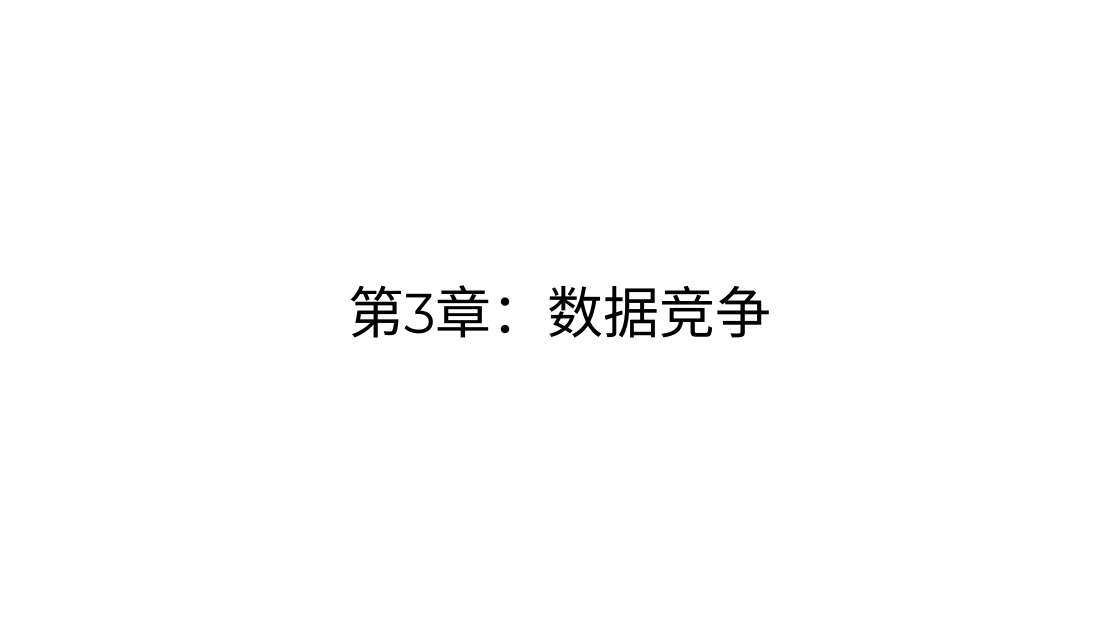
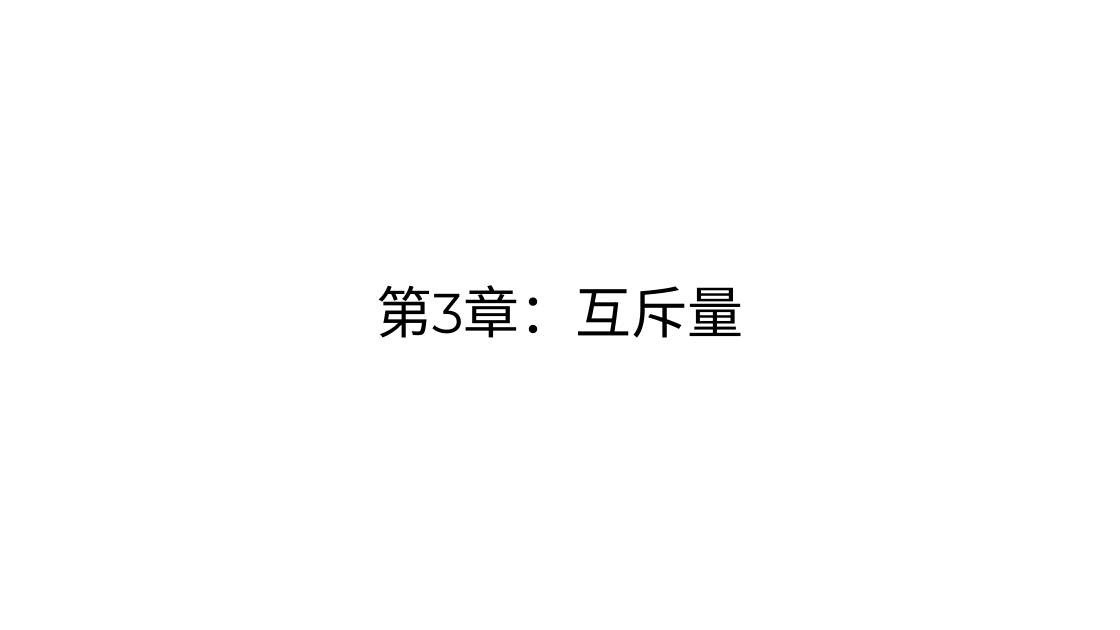
Before and after one commit to parallel101/course, a slide deck: slide 28 of 05/slides.pptx (slide 27 before the commit). Drawn at 1120x630 pixels with LibreOffice and Linux fonts; fonts in the diff are those of the drawing. Boxes give left, top, right and bottom in pixels: in the first picture for what was removed or moved away, otherwise in the second. Text is boxed around its words. In the diff, an @@ line names an element or a change of style, - is before the commit and + after.

```diff
--- a/05/slides.pptx
+++ b/05/slides.pptx
@@ title at (x1=376, y1=285, x2=744, y2=338): text changed @@
-第3章：数据竞争
+第3章：互斥量
```
Also in this commit, not shown: 3 other slides changed, 13 slides added, 21 other files.
